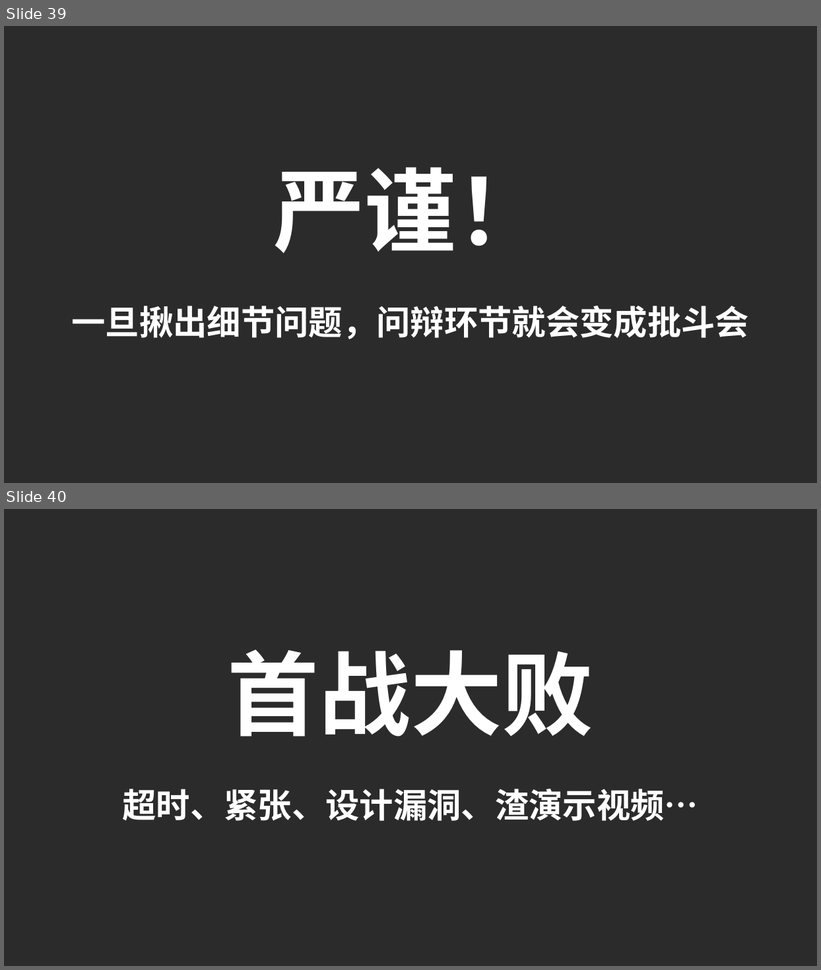
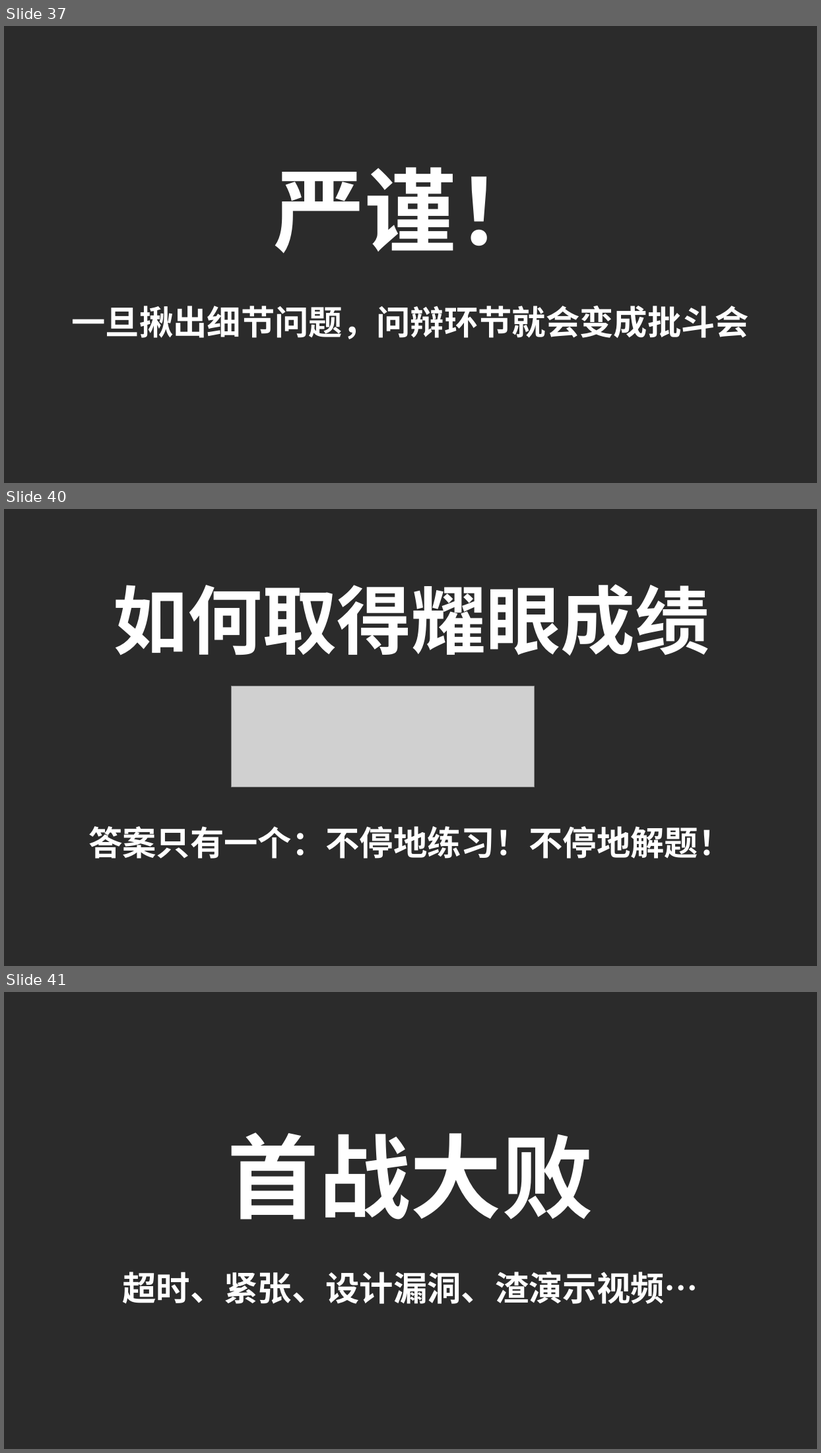
Before and after one commit to SUTFutureCoder/keynote_20141225, a slide deck: keynote2.ppt. Shown one above the other, each under a label of ours: slides 39 and 40 before the commit, slides 37, 40 and 41 after it; the slides between them are not shown. The pictures are 821x970 and 821x1453 pixels, drawn with LibreOffice and Linux fonts; fonts in the diff are those of the drawing; grey boxes stand for pictures; background and template pictures are left out; a plain dark background stands for a picture behind light text. Boxes give left, top, right and bottom in pixels: in the first picture for what was removed or moved away, otherwise in the second. Text is boxed around its words. In the diff, an @@ line names an element or a change of style, - is before the commit and + after.

```diff
--- a/keynote2.ppt
+++ b/keynote2.ppt
@@ slide 40 added at [4,509,817,966], background picture (left out) @@
@@ text added at [113,584,709,656], 66 pt, text #FFFFFF, bold @@
+如何取得耀眼成绩
@@ picture added at [232,687,535,787] @@
@@ text added at [88,826,732,859], 30 pt, text #FFFFFF, bold @@
+答案只有一个：不停地练习！不停地解题！
@@ what was slide 39 is now slide 37 @@
@@ what was slide 40 is now slide 41 @@
```
Also in this commit, not shown: 8 slides changed, 22 other slides added, 17 slides removed, 1 other file.
